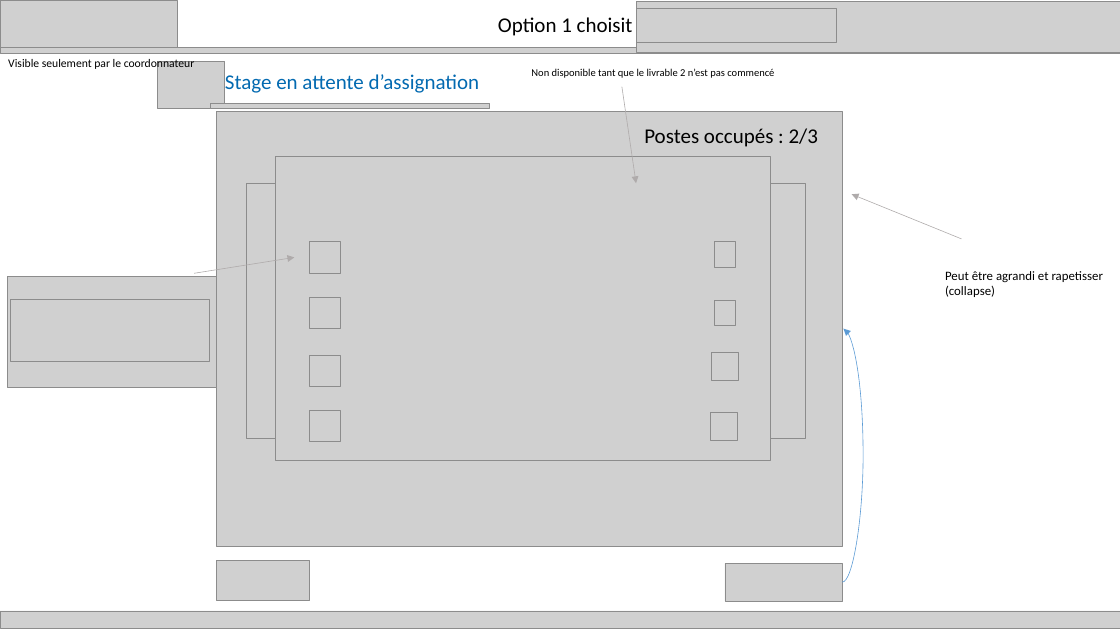
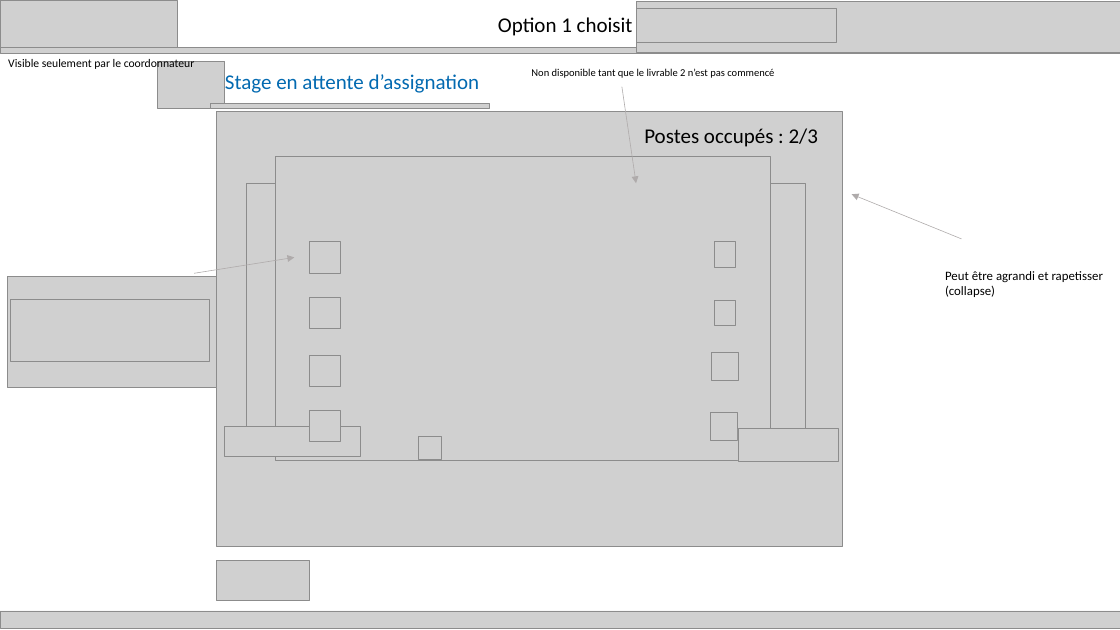
Before and after one commit to zacouse/GestionStages, a slide deck: slide 9 of Documentation/SchémaModificationMilieudeStage.pptx. Drawn at 1120x630 pixels with LibreOffice and Linux fonts; fonts in the diff are those of the drawing; grey boxes stand for pictures; background and template pictures are left out. Boxes give left, top, right and bottom in pixels: in the first picture for what was removed or moved away, otherwise in the second. Text is boxed around its words. In the diff, an @@ line names an element or a change of style, - is before the commit and + after.

```diff
--- a/Documentation/SchémaModificationMilieudeStage.pptx
+++ b/Documentation/SchémaModificationMilieudeStage.pptx
@@ curved arrow removed from (843, 582) to (844, 329) @@
@@ picture added at (x1=224, y1=427, x2=360, y2=457) @@
@@ picture added at (x1=418, y1=437, x2=442, y2=460) @@
@@ picture resized from (x1=725, y1=564, x2=843, y2=602) to (x1=739, y1=429, x2=839, y2=461) @@
```
Also in this commit, not shown: 3 other slides changed, 13 other files.
